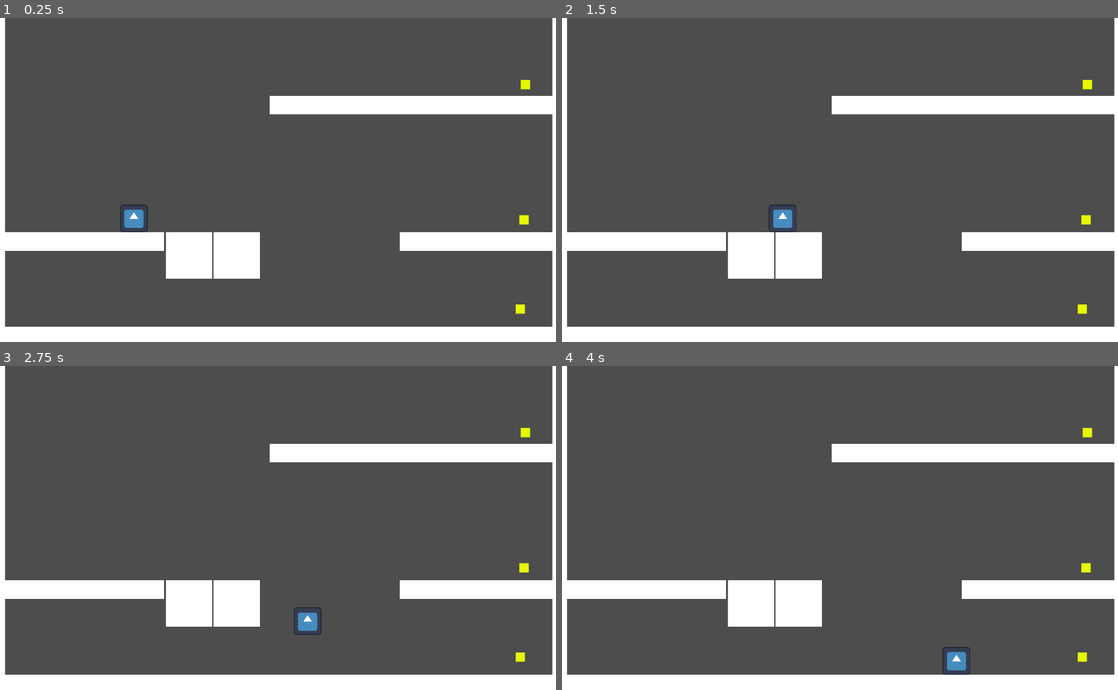
Above: before the commit, frames 1-4 (two rows, left to right).
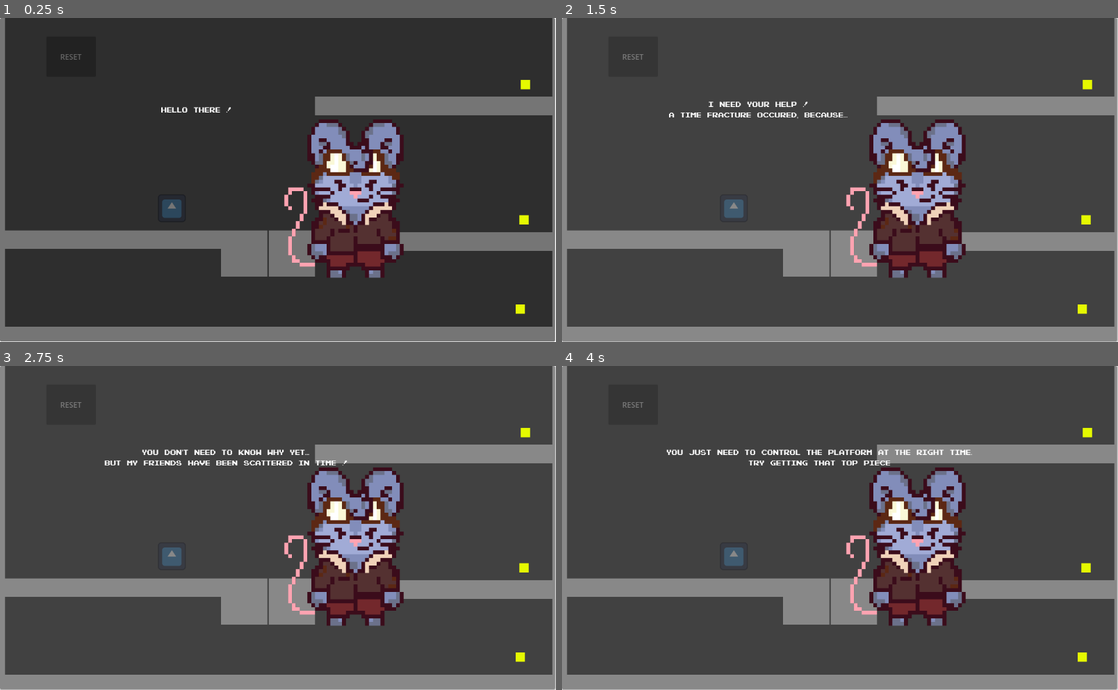
Above: after the commit, the same moments.

Repository: Nyxhund/Mini-Jam-197
Game: Godot game, scene res://Scenes/test.tscn
The game is run twice, just before and just after one commit, with the same random seed, the same clock (stepped at 60 frames per second) and the same inputs. The project has no main scene, so this scene is started directly. The engine's default icon, where the game draws it, is replaced by a stand-in: a white triangle on a blue panel in a dark square.
Inputs (mouse positions are in pixels of both pictures, inside the frame that each line leads up to):
- Up to frame 1 (0.25 s): no input
- Up to frame 2 (1.5 s): click (634, 56) at 0.5 s, where only the run after the commit has a clickable "RESET"; click (840, 180) at 1.25 s, where only the run after the commit has a clickable "Nice to meet you fellow mouse"
- Up to frame 3 (2.75 s): click (278, 528) at 2 s, where only the run after the commit has a clickable "I need your help ! A time fra…"
- Up to frame 4 (4 s): click (840, 528) at 2.75 s, where only the run after the commit has a clickable "You don't need to know why ye…"; click (840, 528) at 3.5 s, where only the run after the commit has a clickable "And we lost all our cheese...…"

The runs differ from the first frame. In frame 1, 99% of the frame differs, in the area x 0-100%, y 0-100%; in frame 2, 25%; in frame 3, 25%; in frame 4, 25%.

Commit message:
feat: Tutorial level, with default explanation, to be polished

Diff:
--- /dev/null
+++ b/Scenes/start_button.gd
@@ -0,0 +1,4 @@
+extends Button
+
+func _on_button_down() -> void:
+	get_tree().change_scene_to_file("res://Scenes/test.tscn")
--- a/Scenes/test.tscn
+++ b/Scenes/test.tscn
@@ -6,21 +6,17 @@
 [ext_resource type="PackedScene" uid="uid://bfkao1452k3ka" path="res://Assets/wall.tscn" id="3_i3aeo"]
 [ext_resource type="PackedScene" uid="uid://bdo0hm65pemj2" path="res://Assets/platform.tscn" id="4_5wyu1"]
 [ext_resource type="PackedScene" uid="uid://dhhdiabd2m5sf" path="res://Assets/cheese.tscn" id="5_35xla"]
+[ext_resource type="Texture2D" uid="uid://gnwjxiak7c4c" path="res://Assets/mousefssb.png" id="7_5wyu1"]
+[ext_resource type="FontFile" uid="uid://bqiu1vk0wta86" path="res://font.ttf" id="8_0c07c"]
 
-[node name="Scene" type="Node2D" node_paths=PackedStringArray("mouse_list", "platform_list", "label")]
+[node name="Scene" type="Node2D" node_paths=PackedStringArray("mouse_list", "platform_list", "cheese_list", "tutorial", "label")]
 script = ExtResource("1_i3aeo")
 mouse_list = [NodePath("Mouse"), NodePath("Mouse2"), NodePath("Mouse3")]
 platform_list = [NodePath("Platform"), NodePath("Platform2")]
-label = NodePath("Label")
+cheese_list = [NodePath("Cheese/Cheese 1"), NodePath("Cheese/Cheese 2"), NodePath("Cheese/Cheese 3")]
+tutorial = NodePath("Button2")
+label = NodePath("Button2/Label")
 metadata/movie_file = "C:\\Users\\esteb\\Desktop\\mini-jam-197\\demo.avi"
-
-[node name="Label" type="Label" parent="."]
-offset_left = 156.0
-offset_top = 103.0
-offset_right = 358.0
-offset_bottom = 161.0
-horizontal_alignment = 1
-vertical_alignment = 1
 
 [node name="Floor" parent="." instance=ExtResource("2_35xla")]
 position = Vector2(603, 691)
@@ -32,11 +28,12 @@
 position = Vector2(1214, 447)
 
 [node name="Wall3" parent="." instance=ExtResource("3_i3aeo")]
-position = Vector2(-177, 485)
+position = Vector2(-51, 481)
 rotation = 1.5707964
 
 [node name="Platform" parent="." instance=ExtResource("4_5wyu1")]
-position = Vector2(408, 513)
+position = Vector2(527, 509)
+sync_to_physics = true
 vertical_movement = false
 
 [node name="Wall4" parent="." instance=ExtResource("3_i3aeo")]
@@ -44,40 +41,41 @@
 rotation = 1.5707964
 
 [node name="Platform2" parent="." instance=ExtResource("4_5wyu1")]
-position = Vector2(511, 513)
+position = Vector2(630, 509)
+sync_to_physics = true
 
 [node name="Wall5" parent="." instance=ExtResource("3_i3aeo")]
-position = Vector2(817, 190)
+position = Vector2(915, 192)
 rotation = 1.5707964
 
 [node name="Mouse" parent="." node_paths=PackedStringArray("spawn_point") instance=ExtResource("1_ys1qc")]
-position = Vector2(-350, 425)
+position = Vector2(-231, 421)
 spawn_point = NodePath("../SpawnPoints/Spawn 1")
 
 [node name="Mouse2" parent="." node_paths=PackedStringArray("spawn_point") instance=ExtResource("1_ys1qc")]
-position = Vector2(-278, 426)
+position = Vector2(-159, 422)
 spawn_point = NodePath("../SpawnPoints/Spawn 2")
 
 [node name="Mouse3" parent="." node_paths=PackedStringArray("spawn_point") instance=ExtResource("1_ys1qc")]
-position = Vector2(-198, 426)
+position = Vector2(-79, 422)
 spawn_point = NodePath("../SpawnPoints/Spawn 3")
 
 [node name="SpawnPoints" type="Node" parent="."]
 
 [node name="Spawn 3" type="Node2D" parent="SpawnPoints"]
-position = Vector2(38, 410)
+position = Vector2(83, 412)
 
 [node name="Spawn 2" type="Node2D" parent="SpawnPoints"]
-position = Vector2(163, 411)
+position = Vector2(232, 407)
 
 [node name="Spawn 1" type="Node2D" parent="SpawnPoints"]
-position = Vector2(284, 414)
+position = Vector2(371, 411)
 
 [node name="Platform 1" type="Node2D" parent="SpawnPoints"]
-position = Vector2(408, 513)
+position = Vector2(527, 509)
 
 [node name="Platform 2" type="Node2D" parent="SpawnPoints"]
-position = Vector2(511, 513)
+position = Vector2(630, 509)
 
 [node name="Cheese" type="Node" parent="."]
 
@@ -92,3 +90,33 @@
 [node name="Cheese 3" parent="Cheese" instance=ExtResource("5_35xla")]
 position = Vector2(1131, 436)
 metadata/cheese = true
+
+[node name="Button" type="Button" parent="."]
+offset_left = 100.0
+offset_top = 40.0
+offset_right = 207.0
+offset_bottom = 127.0
+text = "RESET"
+
+[node name="Button2" type="Button" parent="."]
+offset_right = 1198.0
+offset_bottom = 699.0
+
+[node name="Sprite2D" type="Sprite2D" parent="Button2"]
+position = Vector2(746, 387)
+scale = Vector2(0.27710277, 0.27160057)
+texture = ExtResource("7_5wyu1")
+
+[node name="Label" type="Label" parent="Button2"]
+layout_mode = 0
+offset_left = 226.0
+offset_top = 49.0
+offset_right = 623.0
+offset_bottom = 347.0
+theme_override_fonts/font = ExtResource("8_0c07c")
+text = "Ceci est un test"
+horizontal_alignment = 1
+vertical_alignment = 1
+
+[connection signal="button_down" from="Button" to="." method="_on_button_button_down"]
+[connection signal="button_down" from="Button2" to="." method="start_stage"]
--- /dev/null
+++ b/Scenes/title_screen.tscn
@@ -0,0 +1,36 @@
+[gd_scene load_steps=4 format=3 uid="uid://bgg4nom07klya"]
+
+[ext_resource type="Script" uid="uid://8efmlm3har87" path="res://Scenes/start_button.gd" id="1_klylv"]
+
+[sub_resource type="Gradient" id="Gradient_p3fck"]
+offsets = PackedFloat32Array(0, 0.9268293)
+colors = PackedColorArray(0, 0.1333332, 1, 1, 0.7397945, 0, 0.008640336, 1)
+
+[sub_resource type="GradientTexture1D" id="GradientTexture1D_4gxqj"]
+gradient = SubResource("Gradient_p3fck")
+
+[node name="Node2D" type="Node2D"]
+
+[node name="Sprite2D" type="Sprite2D" parent="."]
+position = Vector2(601.5, 350.25)
+scale = Vector2(4.6835938, 701.5)
+texture = SubResource("GradientTexture1D_4gxqj")
+
+[node name="Label" type="Label" parent="."]
+offset_left = -1.0
+offset_right = 1200.0
+offset_bottom = 335.0
+text = "A mouse through time ??"
+horizontal_alignment = 1
+vertical_alignment = 1
+uppercase = true
+
+[node name="Button" type="Button" parent="."]
+offset_left = 375.0
+offset_top = 401.0
+offset_right = 494.0
+offset_bottom = 515.0
+text = "Start"
+script = ExtResource("1_klylv")
+
+[connection signal="button_down" from="Button" to="Button" method="_on_button_down"]
--- a/Scripts/manager.gd
+++ b/Scripts/manager.gd
@@ -1,34 +1,83 @@
 extends Node2D
 
-var stage = 1
-var timing = 0
+var stage = 0
+var playing = false
 
 @export var mouse_list: Array[Node2D]
 @export var platform_list: Array[AnimatableBody2D]
+@export var cheese_list: Array[Node2D]
+@export var tutorial: CanvasItem
 @export var label : Label
+
+var currentDialog = 0
+var dialog = [
+	["Hello there !",
+	"Nice to meet you fellow mouse",
+	"I need your help !\nA time fracture occured, because...",
+	"You don't need to know why yet...\nBut my friends have been scattered in time !",
+	"And we lost all our cheese...\nCould you help us out ?",
+	"You just need to control the platform at the right time.\nTry getting that top piece"],
+
+	["Great !"],
+	[
+		"VEry impressive !"
+	],
+	[
+		"All done !\nYou are truly a genius !"
+	]
+]
 
 # Called when the node enters the scene tree for the first time.
 func _ready() -> void:
-	mouse_list[0].reset()
+	tutorial.set_visible(true)
+	mouse_list[0].move_to_spawn()
+	start_stage()
+
+func start_stage():
+	if stage + 1 == len(dialog) and currentDialog == len(dialog[stage]):
+		return
+
+	if stage < len(dialog) and currentDialog < len(dialog[stage]):
+		label.text = dialog[stage][currentDialog]
+		currentDialog += 1
+		return
+
+	currentDialog = 0
+
+	playing = true
+	tutorial.set_visible(false)
+
+	for i in range(stage + 1):
+		mouse_list[i].reset()
+
+	for platform in platform_list:
+		platform.reset()
+
+	for cheese in cheese_list:
+		cheese.set_meta("cheese", true)
+		cheese.get_node("CollisionShape2D").set_disabled(false)
 
 # Called every frame. 'delta' is the elapsed time since the previous frame.
 func _process(delta: float) -> void:
-	timing += delta
 
-	if timing > 2.5:
-		label.text = ""
+	if stage >= 3:
+		return
 
-	if mouse_list.all(func(m): return m.foundCheese):
-		label.text = "All done !\nNext round !"
-		timing = 0
+	if playing and mouse_list.all(func(m): return m.foundCheese):
+		playing = false
+		stage += 1
 
-		stage += 1
-		if stage > 3:
-			label.text = "\nYou finished the current level !!"
+		if stage >= 3:
+			tutorial.set_visible(true)
+			start_stage()
 			return
 
-		for i in range(stage):
-			mouse_list[i].reset()
+		for i in range(stage + 1):
+			mouse_list[i].move_to_spawn()
+			mouse_list[i].foundCheese = true
 
-		for platform in platform_list:
-			platform.reset()
+		start_stage()
+		tutorial.set_visible(true)
+
+func _on_button_button_down() -> void:
+	get_tree().change_scene_to_file("res://Scenes/test.tscn")
--- a/Scripts/movement.gd
+++ b/Scripts/movement.gd
@@ -17,6 +17,10 @@
 	set_position(spawn_point.position)
 	velocity = Vector2(0.0, 0.0)
 	move_and_slide()
+	$CollisionShape2D.set_disabled(false)
+
+func move_to_spawn():
+	set_position(spawn_point.position)
 
 func _physics_process(delta: float) -> void:
 	# Add the gravity.
@@ -43,6 +47,9 @@
 			if node and node is AnimatableBody2D and node.buttonPressed:
 				velocity = Vector2(0, 0)
 
-			if node and node.has_meta("cheese"):
+			if node and node.has_meta("cheese") and node.get_meta("cheese"):
 				foundCheese = true
+				node.set_meta("cheese", false)
+				node.get_node("CollisionShape2D").set_disabled(true)
+				$CollisionShape2D.set_disabled(true)
 	move_and_slide()
--- a/Scripts/platform.gd
+++ b/Scripts/platform.gd
@@ -24,9 +24,10 @@
 # Called every frame. 'delta' is the elapsed time since the previous frame.
 func _process(delta: float) -> void:
 	if recording:
-		placement.append(position)
+		placement.append([position, buttonPressed])
 	else:
-		set_position(placement[index])
+		set_position(placement[index][0])
+		buttonPressed = placement[index][1]
 		index += 1
 		if index == len(placement):
 			index -= 1
@@ -44,7 +45,7 @@
 				mult = 1
 
 			if recording:
-				translate(Vector2((1 - mult) * (event.position.x - prevPosition.x), mult * (event.position.y - prevPosition.y)))
+				move_and_collide(Vector2((1 - mult) * (event.position.x - prevPosition.x), mult * (event.position.y - prevPosition.y)))
 				prevPosition = event.position
 
 	if event.is_action_pressed("left_click"):
--- a/character.tscn
+++ b/character.tscn
@@ -3,16 +3,18 @@
 [ext_resource type="Script" uid="uid://bwphecaqvp8kd" path="res://Scripts/movement.gd" id="1_hs5vj"]
 [ext_resource type="Texture2D" uid="uid://b5pjprg58bbby" path="res://icon.svg" id="1_njpxk"]
 
-[sub_resource type="RectangleShape2D" id="RectangleShape2D_hs5vj"]
-size = Vector2(60, 60)
+[sub_resource type="CapsuleShape2D" id="CapsuleShape2D_pjt0s"]
+radius = 29.0
+height = 58.0
 
 [node name="Mouse" type="CharacterBody2D"]
+collision_layer = 0
 script = ExtResource("1_hs5vj")
-
-[node name="CollisionShape2D" type="CollisionShape2D" parent="."]
-shape = SubResource("RectangleShape2D_hs5vj")
 
 [node name="Sprite2D" type="Sprite2D" parent="."]
 position = Vector2(-0.04688291, 5.9604645e-08)
 scale = Vector2(0.4694825, 0.46875)
 texture = ExtResource("1_njpxk")
+
+[node name="CollisionShape2D" type="CollisionShape2D" parent="."]
+shape = SubResource("CapsuleShape2D_pjt0s")
Binary file added: Assets/mousefssb.png
Not shown, added: Assets/mousefssb.png.import
Not shown, added: Scenes/start_button.gd.uid
Not shown: 1 places in Scenes/test.tscn that only renumber resources
Binary file added: font.ttf
Not shown, added: font.ttf.import
